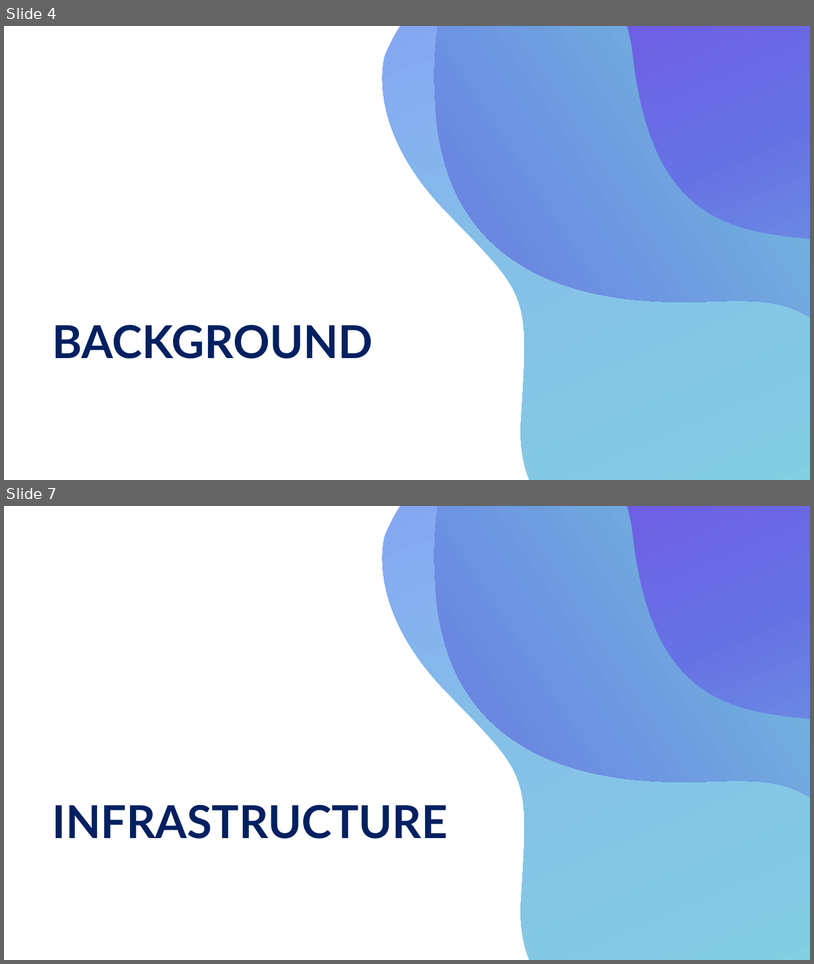
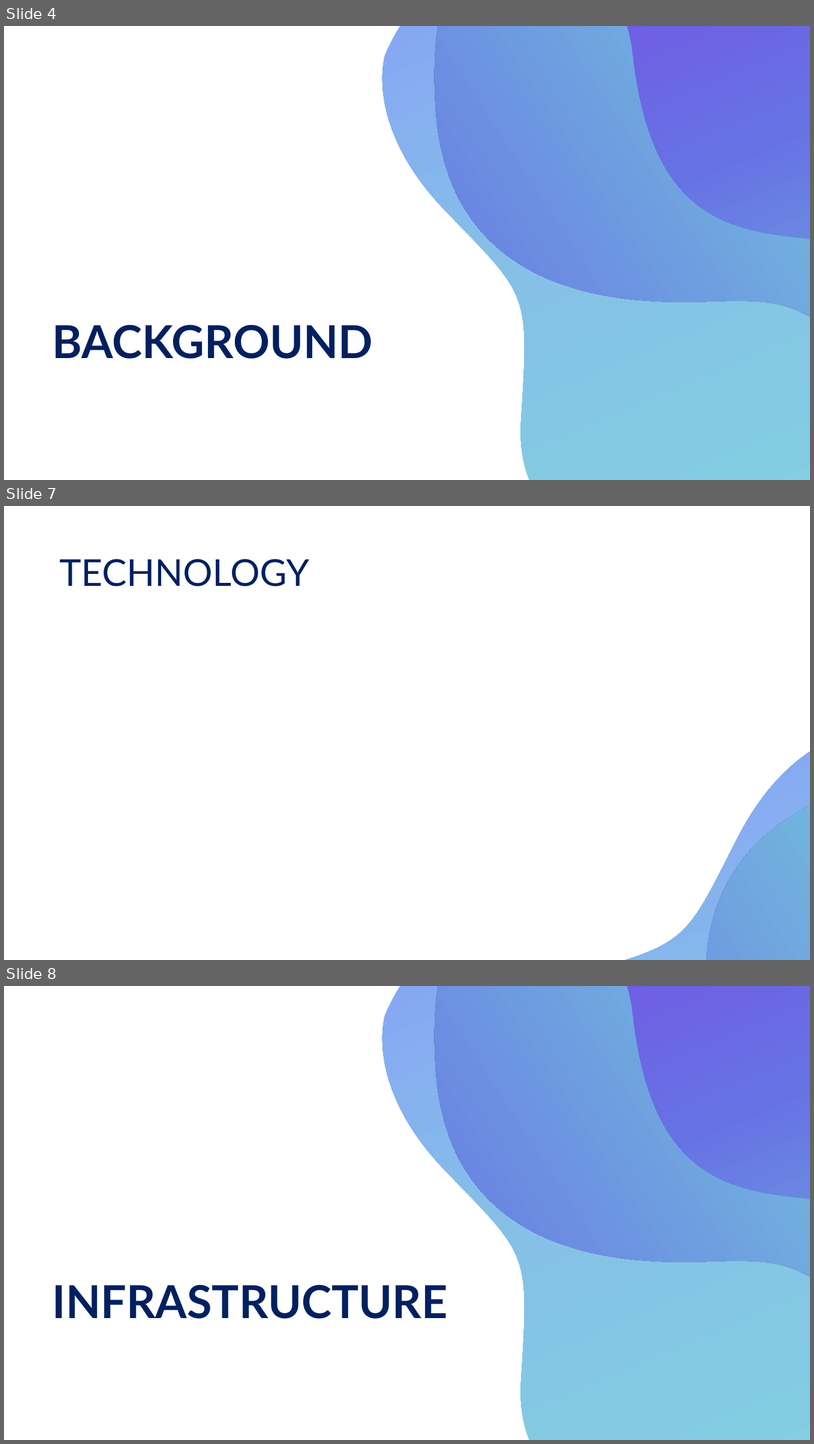
Before and after one commit to kloniphani/Dedomena, a slide deck: Presentation/Big Data Engineering.pptx. Shown one above the other, each under a label of ours: slides 4 and 7 before the commit, slides 4, 7 and 8 after it; the slides between them are not shown. The pictures are 814x964 and 814x1444 pixels, drawn with LibreOffice and Linux fonts; fonts in the diff are those of the drawing. Boxes give left, top, right and bottom in pixels: in the first picture for what was removed or moved away, otherwise in the second. Text is boxed around its words. In the diff, an @@ line names an element or a change of style, - is before the commit and + after.

```diff
--- a/Presentation/Big Data Engineering.pptx
+++ b/Presentation/Big Data Engineering.pptx
@@ slide 7 added at (4, 506, 810, 960), background #FFFFFF @@
@@ title added at (59, 559, 309, 586), 44 pt, text #002060 @@
+TECHNOLOGY
@@ freeform shape added at (314, 615, 810, 960), fill gradient #80DEDE to #85C1E7 to #878CFF @@
@@ freeform shape added at (397, 623, 810, 960), fill gradient #7CEFD8 to #6672E4 to #882BE5 @@
@@ freeform shape added at (396, 652, 810, 960), fill gradient #882BE5 to #6672E4 to #7CEFD8 @@
@@ what was slide 7 is now slide 8 @@
```
Also in this commit, not shown: 5 other slides added, 1 slide removed, 2 other files.
